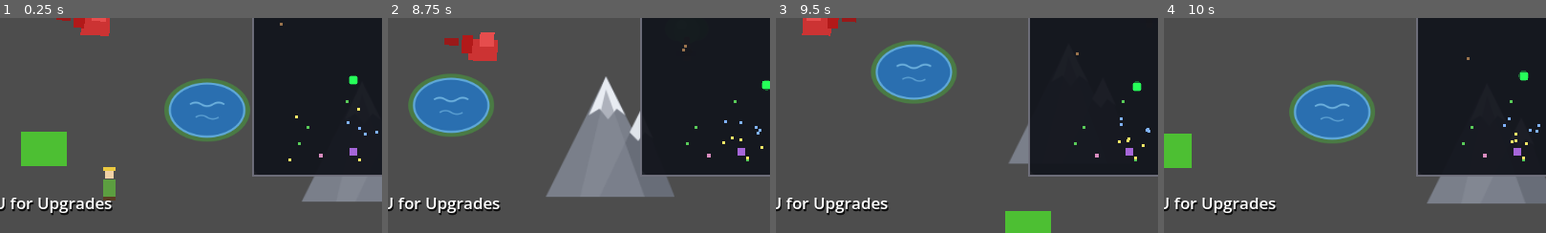
Above: before the commit, frames 1-4 (left to right).
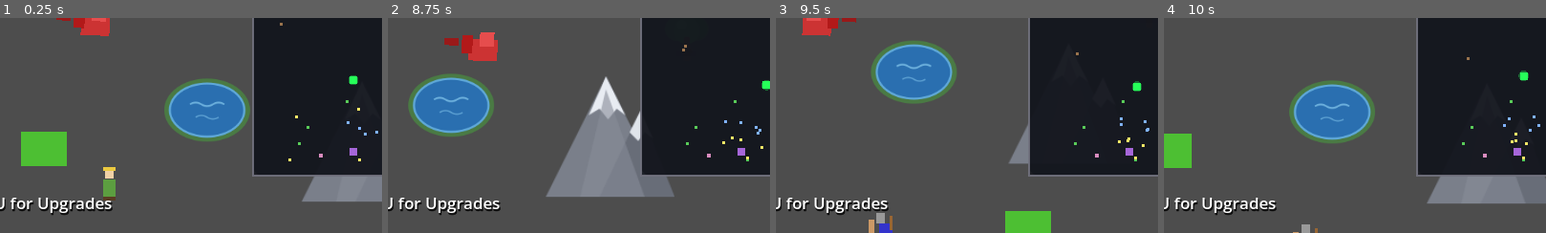
Above: after the commit, the same moments.

Repository: hyperdrive/dragonheart
Game: Godot game, scene res://scenes/main/Main.tscn
Two runs of this game, one before a commit and one after it. Both use one fixed random seed, a clock stepped at 60 frames per second and the inputs below.
Inputs:
- Up to frame 1 (0.25 s): no input
- Up to frame 2 (8.75 s): tap U every 0.75 s from 0.5 to 4.25 s; hold D (move_right) 0.53-1.28 s; hold E (eat) 0.53-1.28 s; tap Space (fire) at 0.8, 1.35, 2.3, 2.85, 3.8, 5.3, 6.8, 8.3 s; hold S (move_down) 1.28-2.03 s; tap E (eat) every 1.5 s from 1.55 to 7.55 s; hold D (move_right) 2.03-2.78 s; hold E (eat) 2.03-2.78 s; hold W (move_up) 2.78-3.53 s; hold A (move_left) 3.53-5.03 s; tap 1 at 3.6 s; tap 2 at 4.35 s; hold S (move_down) 5.03-5.78 s; tap 3 at 5.1 s; hold D (move_right) 5.78-6.53 s; tap 4 at 5.85 s; hold W (move_up) 6.53-7.28 s; tap 5 at 6.6 s; hold D (move_right) 7.28-8.03 s; tap 6 at 7.35 s; hold S (move_down) from 8.03 s (still down); hold E (eat) from 8.03 s (still down)
- Up to frame 3 (9.5 s): release S (move_down) at 8.78 s; release E (eat) at 8.78 s; hold A (move_left) from 8.78 s (still down); tap Space (fire) at 8.85 s; tap E (eat) at 9.05 s
- Up to frame 4 (10 s): release A (move_left) at 9.53 s; hold W (move_up) from 9.53 s (still down); hold E (eat) from 9.53 s (still down); tap Space (fire) at 9.8 s
The pictures show only the part of the screen within x 39-89%, y 50-100%; the shares and areas given below are measured in that part.

Frames 1-2 are identical in both runs. In frame 3, 0.4% of the frame differs, in the area x 24-98%, y 47-100%; in frame 4, 0.1%.

Commit message:
Bold soldiers (width-based morale) + flame overlay on burning NPCs
User request: apply the flee wobble to burning soldiers, animate flames on
them, and make soldiers bold near a King or 2+ pals — bold soldiers pursue
the dragon until contact. Grilled answers: distances in soldier widths
(5 widths pals, King doubled since he is fatter), fight until escape,
boldness re-checked every pick (never sticky), flames on ALL burning NPCs.

Soldier morale (Soldier.gd): BODY_WIDTH 18 → pal radius 90px with ≥2
pals, King radius 180px, bold sight 360px. _attack_ready() = swarm
released OR bold; _pick_dragon_target/_dragon_in_chase_range honor the
morale reach in CALM/RALLY so a loner stays home while a phalanx hunts,
and legs break off when the dragon escapes the reach (in-flight leg
lands first — per-pick re-check semantics). Contact DPS channel drives
the fight as shipped.

Flame overlay (BaseNPC, all burning types): Sprite/Flames with 3 warm
ColorRect tongues (dark red shell, orange, yellow core; z_index 2),
code-flickered at 14Hz — per-tongue height waves with harmonic
multipliers, rotation sway, x-wobble, alpha pulse. Spawned by catch_fire,
torn down the frame the fire is out or the body dies.

Burning wobble (2026-11-09 generalize): _animate_flee's running
predicate now covers _burning_left > 0 (real velocity required) — burning
NPCs panic-run with the same foot-to-foot cartoon run.

Probes (probe_bold_flames 10/10): flames spawn/flicker/teardown, burning
wobble, phalanx bold pick + pursue 283→10px with contact DPS 100→10hp,
break-off to zero chasers after escape, lone soldier calm, King presence
flips the loner bold. 4800-frame regression: 0 script errors.
GAME-SPEC §5.3 bold rule + §10 morale tuning row + §11 flames bullet;
decision record 2026-11-09-bold-soldiers-and-flames.md.

Diff:
--- a/scripts/npcs/BaseNPC.gd
+++ b/scripts/npcs/BaseNPC.gd
@@ -93,7 +93,12 @@
 		velocity = Vector2.ZERO
 	if _burning_left > 0.0:
 		_tick_burning(delta)
-		return
+		if is_alive:
+			_animate_flee(delta)  # burning panic runs wobble too (user spec)
+			_animate_flames(delta)
+		return
+	if _flames != null:
+		_flames_teardown()      # fire out (or dead): overlay goes with it
 	if is_alive and behavior_tree != null:
 		behavior_tree.tick(delta)
 	_animate_flee(delta)
@@ -104,13 +109,14 @@
 ## velocity, the whole Sprite container hops foot-to-foot (alternating
 ## bounce), leans into a wobble, and squashes on each landing. Defaults
 ## back to rest pose the frame it's not fleeing. All NPCs inherit it.
+## Burning NPCs (catch_fire) panic-run with the SAME wobble (user spec
+## 2026-11-09) via the burning branch in _physics_process.
 func _animate_flee(delta: float) -> void:
 	if sprite == null:
 		return
-	var running: bool = is_alive and _burning_left <= 0.0 \
-		and behavior_tree != null \
-		and behavior_tree.state == BehaviorTree.State.FLEEING \
-		and velocity.length() > 5.0
+	var running: bool = is_alive and velocity.length() > 5.0 \
+		and (_burning_left > 0.0 or (behavior_tree != null \
+			and behavior_tree.state == BehaviorTree.State.FLEEING))
 	if running:
 		_flee_animating = true
 		_flee_phase += delta * TAU * FLEE_BOUNCE_HZ
@@ -138,6 +144,7 @@
 		behavior_tree.kill()
 	if sprite != null:
 		sprite.modulate = Color(1.0, 0.4, 0.1)  # scorched tint
+		_flames_spawn()
 	print(npc_type + " caught fire — panicking!")
 
 ## Ablaze physics: random-burst running, burn damage in int chunks, then death.
@@ -155,6 +162,65 @@
 	if whole > 0:
 		_burn_debt -= float(whole)
 		take_damage(whole)
+
+# --- flame overlay (2026-11-09) -------------------------------------------------
+
+## Burning look beyond the scorched tint: three warm flame tongues over the
+## body, code-flickered (height waves, side sway, alpha pulse) — applies to
+## ALL burning NPC types (user-grilled). Torn down the frame the fire is
+## out or the body dies.
+const FLAME_FLICKER_HZ := 14.0
+
+var _flames: Node2D = null
+var _flame_phase := 0.0
+
+func _flames_spawn() -> void:
+	if _flames != null or sprite == null:
+		return
+	_flames = Node2D.new()
+	_flames.name = "Flames"
+	_flames.z_index = 2
+	sprite.add_child(_flames)
+	# body-top anchors: rise from ~waist to over the head; widths narrow
+	var spec := [
+		{"x": -7.0, "h": 10.0, "c": Color(0.85, 0.2, 0.08)},
+		{"x": 2.0, "h": 14.0, "c": Color(1.0, 0.5, 0.08)},
+		{"x": -3.0, "h": 18.0, "c": Color(1.0, 0.85, 0.25)},
+	]
+	for i in spec.size():
+		var tongue := ColorRect.new()
+		tongue.name = "Tongue%d" % i
+		var h: float = spec[i]["h"]
+		tongue.size = Vector2(6 + i, h)
+		tongue.position = Vector2(spec[i]["x"], -h + 2.0)
+		tongue.color = spec[i]["c"]
+		tongue.rotation = randf_range(-0.1, 0.1)
+		_flames.add_child(tongue)
+
+func _animate_flames(delta: float) -> void:
+	if _flames == null:
+		return
+	_flame_phase += delta * FLAME_FLICKER_HZ
+	for i in _flames.get_child_count():
+		var tongue := _flames.get_child(i) as ColorRect
+		if tongue == null:
+			continue
+		var w := 1.0 + 0.31 * float(i)
+		# breathing height wave, differing per tongue; zero stays >= 1 scale?
+		tongue.scale.y = 0.7 + 0.45 * absf(sin(_flame_phase * w + 2.1 * float(i)))
+		tongue.rotation = 0.16 * sin(_flame_phase * (0.6 + 0.17 * float(i)))
+		tongue.position.x = _flame_anchor_x(i) + 1.5 \
+			* sin(_flame_phase * (0.9 + 0.13 * float(i)))
+		tongue.modulate.a = 0.78 + 0.22 * absf(sin(_flame_phase * (1.3 + 0.09 * i)))
+
+func _flame_anchor_x(i: int) -> float:
+	var spec := [-7.0, 2.0, -3.0]
+	return spec[i] if i < spec.size() else 0.0
+
+func _flames_teardown() -> void:
+	if _flames != null and is_instance_valid(_flames):
+		_flames.queue_free()
+	_flames = null
 	if _burning_left <= 0.0:
 		die()
 
--- a/scripts/npcs/Soldier.gd
+++ b/scripts/npcs/Soldier.gd
@@ -33,7 +33,7 @@
 		"attack_dragon", 60,
 		_pick_dragon_target, attack_interval,
 		0.0, _complete_attack,
-		_swarm_released, _dragon_in_chase_range
+		_attack_ready, _dragon_in_chase_range
 	)
 	behavior_tree.register_activity(
 		"rally", 40,
@@ -67,25 +67,81 @@
 	var world := _world_manager()
 	return world == null or world.swarm_state == WorldManager.SwarmState.ATTACK
 
+# --- morale: bold soldiers (2026-11-09, user-grilled) --------------------------
+
+## A bold soldier ignores the calm-town aggro gate and hunts the dragon alone.
+## Boldness is presence-based and NEVER sticky (re-checked every pick):
+##  • leadership: the King within DOUBLE the morale radius (he is fat — his
+##    presence reads farther), or
+##  • phalanx: at least 2 pals within one morale radius (five body widths,
+##    user spec "base distance on soldier width").
+## The pursuit leg breaks off when the dragon escapes the bold sight reach
+## ("fight until escape" — contact DPS keeps the fight going inside reach).
+const BODY_WIDTH := 18.0        # matches Soldier.tscn Body ColorRect width
+const MORALE_WIDTHS := 5.0      # pal proximity = five soldier widths
+const MORALE_KING_DOUBLE := 2.0 # King presence = doubled radius
+const BOLD_SIGHT_WIDTHS := 20.0 # pursue/break-off leg reach
+
+func _bold_pals_radius() -> float:
+	return BODY_WIDTH * MORALE_WIDTHS
+
+func _bold_king_radius() -> float:
+	return BODY_WIDTH * MORALE_WIDTHS * MORALE_KING_DOUBLE
+
+func _bold_sight_radius() -> float:
+	return BODY_WIDTH * BOLD_SIGHT_WIDTHS
+
+func _is_bold() -> bool:
+	var king := get_tree().get_first_node_in_group("king") as Node2D
+	if king != null and is_instance_valid(king) \
+			and global_position.distance_to(king.global_position) \
+				<= _bold_king_radius():
+		return true
+	var pals := 0
+	for n: Node2D in get_tree().get_nodes_in_group("soldiers"):
+		if n == self or not is_instance_valid(n):
+			continue
+		if global_position.distance_to(n.global_position) <= _bold_pals_radius():
+			pals += 1
+			if pals >= 2:
+				return true
+	return false
+
+## Morale-aware chase gate: the calm swarm stays home unless bold.
+func _attack_ready() -> bool:
+	return _swarm_released() or _is_bold()
+
 # --- activity providers & completers ---------------------------------------
 
 ## During ATTACK the aggro range widens hugely: the whole swarm hunts.
+## BOLD soldiers hunt too (morale), but only within the bold sight reach —
+## "pursue until contact, break off when the dragon escapes" (user spec).
 func _pick_dragon_target() -> Vector2:
 	var dragon := get_tree().get_first_node_in_group("dragon") as Node2D
 	if dragon == null or not is_instance_valid(dragon):
 		return BehaviorTree.TARGET_NONE
 	var reach := aggro_range
 	if _swarm_released():
-		reach = 4000.0
+		reach = maxf(reach, 4000.0)
+	elif _is_bold():
+		reach = maxf(reach, _bold_sight_radius())
 	if global_position.distance_to(dragon.global_position) > reach:
 		return BehaviorTree.TARGET_NONE
 	return dragon.global_position
 
-## Chase gate: the dragon must still exist — damage flows through the
-## per-frame contact channel (attack_damage is DPS there), not a discrete hit.
+## Chase gate: the dragon must still exist and stay inside this soldier's
+## current reach — a bold leg ends when the dragon escapes the sight reach
+## (a released-swarm leg keeps its whole-army chase: same as before).
 func _dragon_in_chase_range() -> bool:
 	var dragon := get_tree().get_first_node_in_group("dragon") as Node2D
-	return dragon != null and is_instance_valid(dragon)
+	if dragon == null or not is_instance_valid(dragon):
+		return false
+	if _swarm_released():
+		return true
+	var reach := _bold_sight_radius()
+	if _is_bold():
+		reach = maxf(reach, aggro_range)
+	return global_position.distance_to(dragon.global_position) <= reach
 
 func _complete_attack() -> void:
 	pass  # contact DPS is applied in _contact_damage()
Not shown, changed: docs/GAME-SPEC.md
Not shown, added: docs/decisions/2026-11-09-bold-soldiers-and-flames.md
